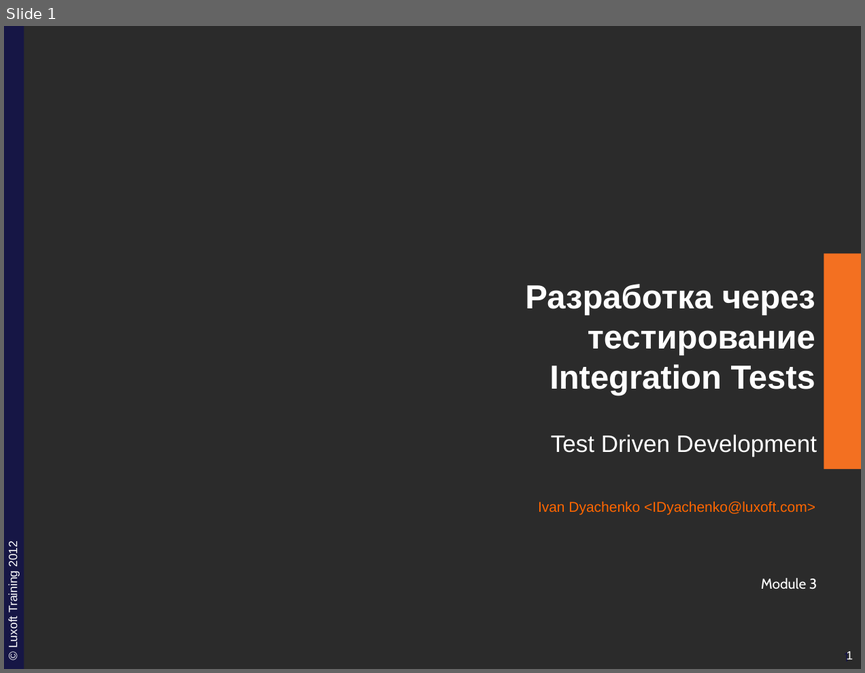
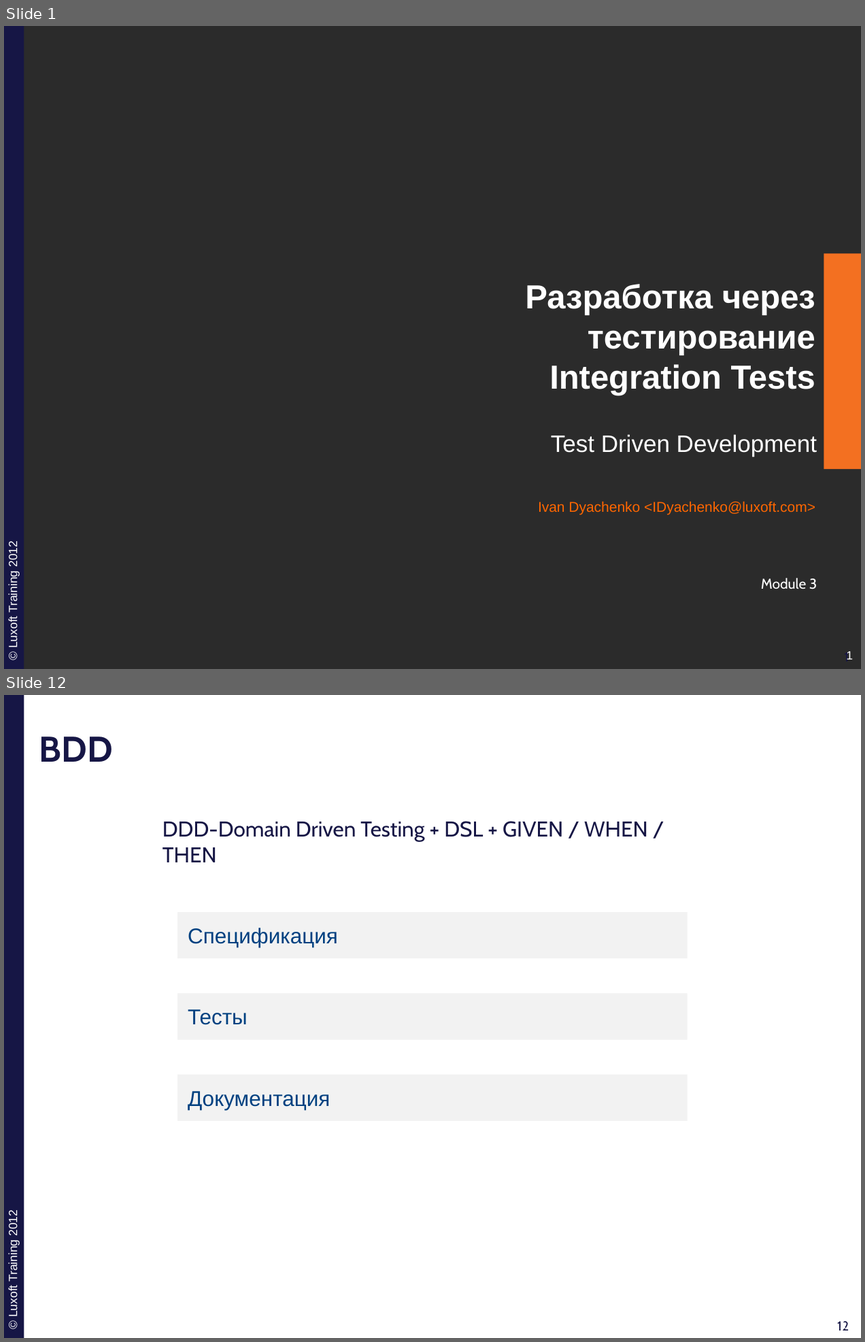
Before and after one commit to ivan-dyachenko/Trainings, a slide deck: Test Driven Development/materials/pptx/7. TDD-BDD.pptx. Shown one above the other, each under a label of ours: slide 1 before the commit, slides 1 and 12 after it; the slides between them are not shown. The pictures are 865x673 and 865x1342 pixels, drawn with LibreOffice and Linux fonts; fonts in the diff are those of the drawing; background and template pictures are left out; a plain dark background stands for a picture behind light text. Boxes give left, top, right and bottom in pixels: in the first picture for what was removed or moved away, otherwise in the second. Text is boxed around its words. In the diff, an @@ line names an element or a change of style, - is before the commit and + after.

```diff
--- a/Test Driven Development/materials/pptx/7. TDD-BDD.pptx
+++ b/Test Driven Development/materials/pptx/7. TDD-BDD.pptx
@@ slide 12 added at [4,695,861,1338], background #FFFFFF; not listed: 4 template elements that a slide beside it also shows @@
@@ title added at [39,736,113,762], 30 pt, text #161645, bold @@
+BDD
@@ text added at [162,821,648,862], 18 pt, text #161645 @@
+DDD-Domain Driven Testing + DSL + GIVEN / WHEN / THEN
@@ rectangle added at [178,912,687,958], fill #F2F2F2, 18 pt, text #004080 @@
+Спецификация
@@ rectangle added at [178,993,687,1040], fill #F2F2F2, 18 pt, text #004080 @@
+Тесты
@@ rectangle added at [178,1074,687,1121], fill #F2F2F2, 18 pt, text #004080 @@
+Документация
```
Also in this commit, not shown: 1 slide changed, 11 other slides added, 1 slide removed, 13 other files.
